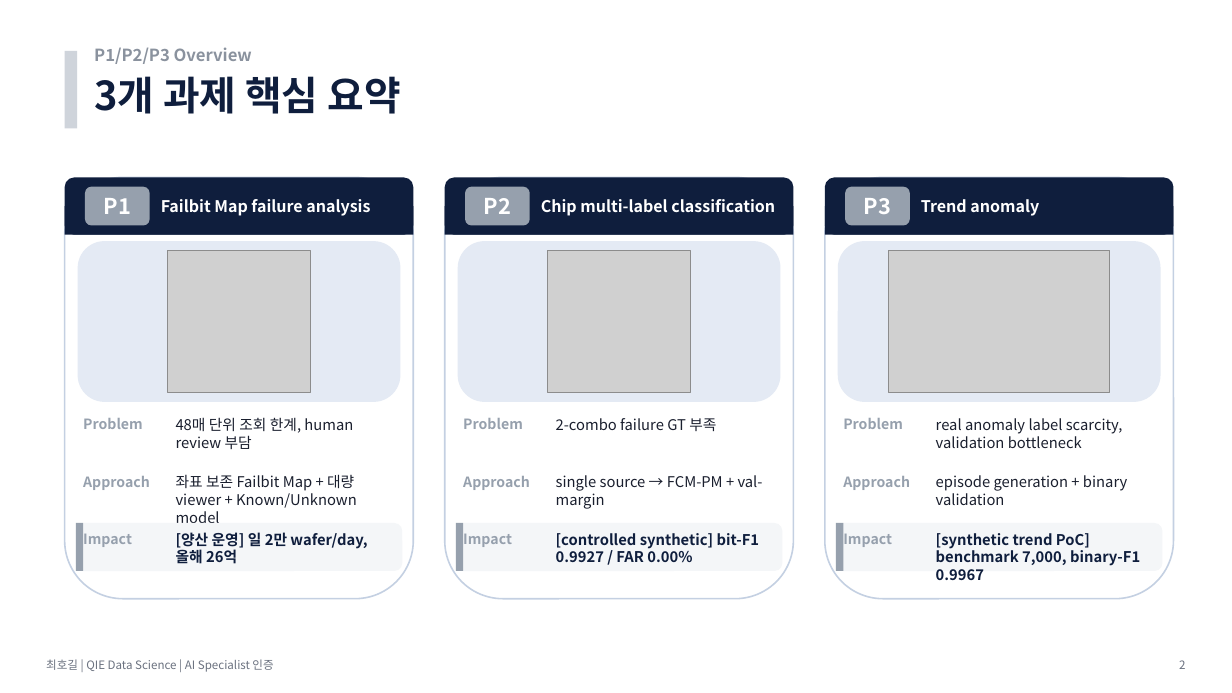
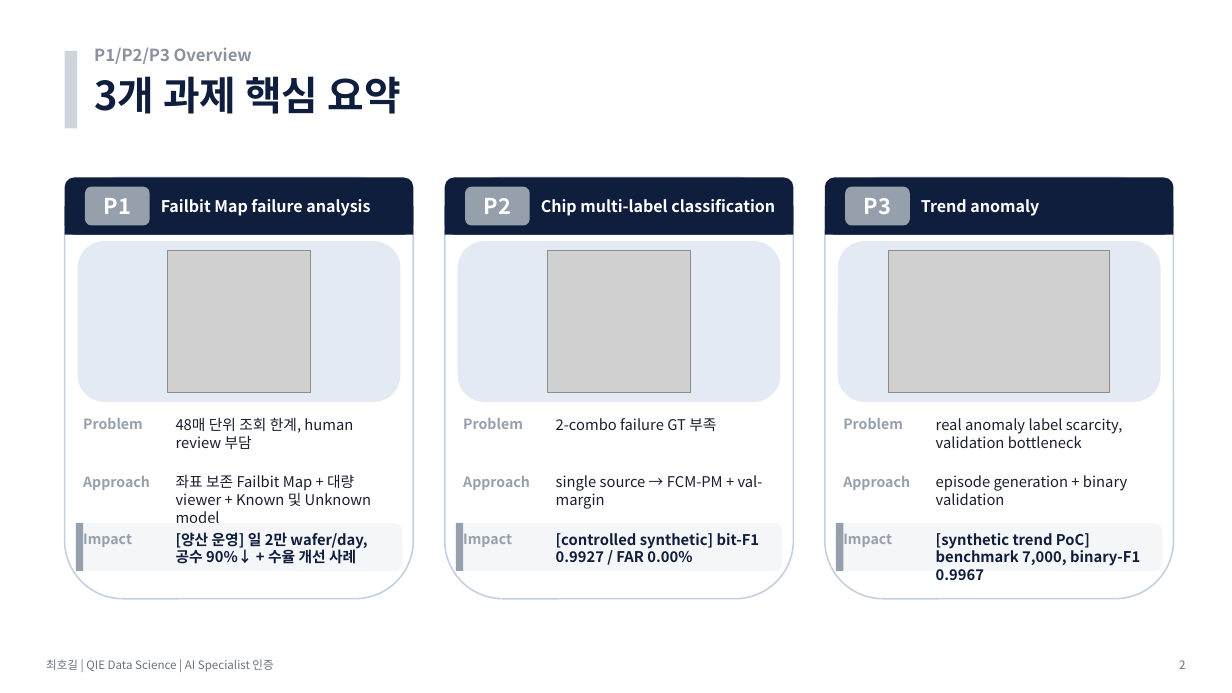
Before and after one commit to hogil/fbm_paper, a slide deck: slide 2 of recommendation/presentation/'26년 AI Specialist 면점 심사 자료_메모리사업부_최호길.pptx. Drawn at 1232x693 pixels with LibreOffice and Linux fonts; fonts in the diff are those of the drawing; grey boxes stand for pictures. Boxes give left, top, right and bottom in pixels: in the first picture for what was removed or moved away, otherwise in the second. Text is boxed around its words. In the diff, an @@ line names an element or a change of style, - is before the commit and + after.

```diff
--- a/recommendation/presentation/'26년 AI Specialist 면점 심사 자료_메모리사업부_최호길.pptx
+++ b/recommendation/presentation/'26년 AI Specialist 면점 심사 자료_메모리사업부_최호길.pptx
@@ text at <box>176,474,372,506</box>: text changed @@
-좌표 보존 Failbit Map + 대량 viewer + Known/Unknown model
+좌표 보존 Failbit Map + 대량 viewer + Known 및 Unknown model
@@ text at <box>176,532,367,564</box>: text changed @@
-[양산 운영] 일 2만 wafer/day, 올해 26억
+[양산 운영] 일 2만 wafer/day, 공수 90%↓ + 수율 개선 사례
```
Also in this commit, not shown: 12 other slides changed, 2 other files.
